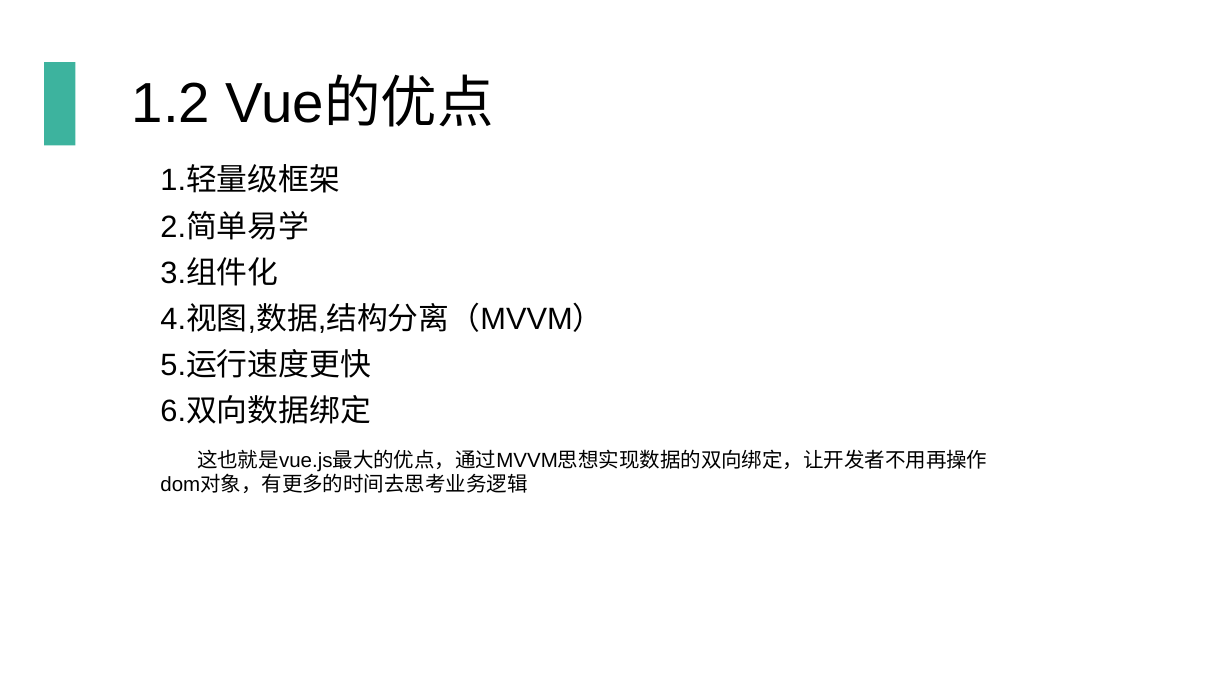
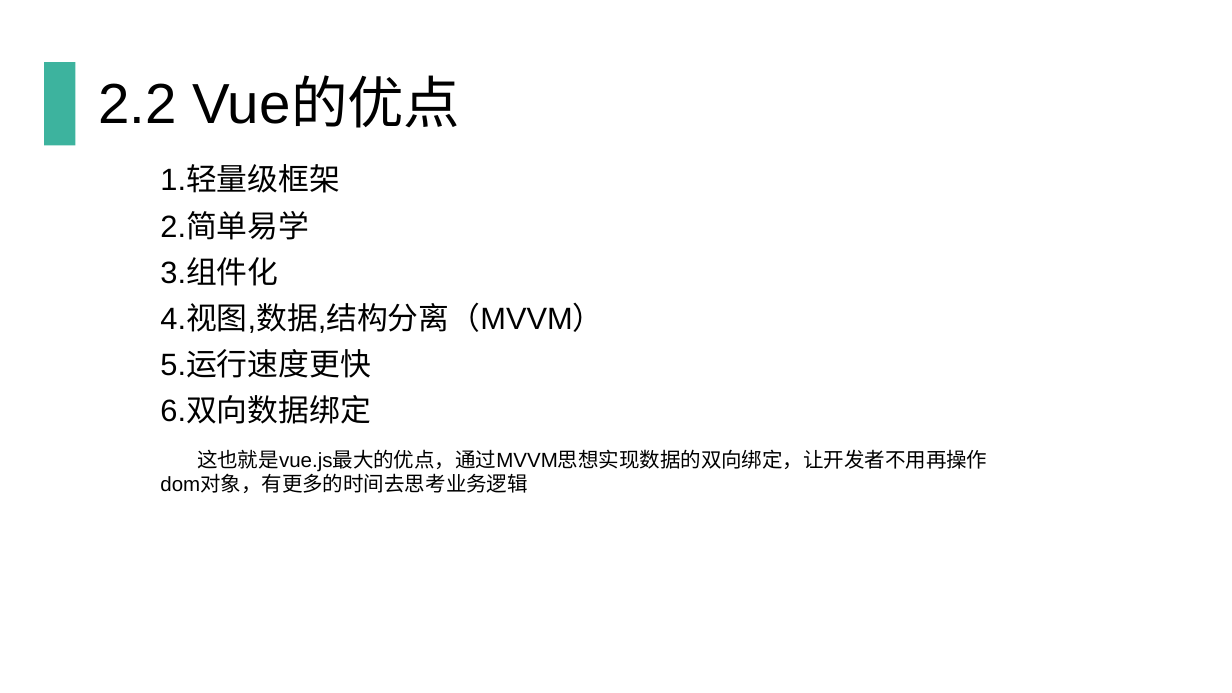
Before and after one commit to qinting513/nodejs_Vue3, a slide deck: slide 10 of Vue.js培训.pptx (slide 4 before the commit). Drawn at 1232x693 pixels with LibreOffice and Linux fonts; fonts in the diff are those of the drawing. Boxes give left, top, right and bottom in pixels: in the first picture for what was removed or moved away, otherwise in the second. Text is boxed around its words. In the diff, an @@ line names an element or a change of style, - is before the commit and + after.

```diff
--- a/Vue.js培训.pptx
+++ b/Vue.js培训.pptx
@@ title at (98,78,460,128): text changed @@
-1.2 Vue的优点
+2.2 Vue的优点
```
Also in this commit, not shown: 5 other slides changed, 7 slides added, 4 slides removed, 1 other file.
